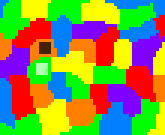
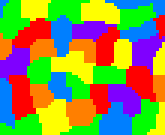
Layered file, before and after one edit (165px x 135px). Changes by layer:
hid "player" over 36, 63, 48, 75
hid "exit" over 39, 42, 51, 54
